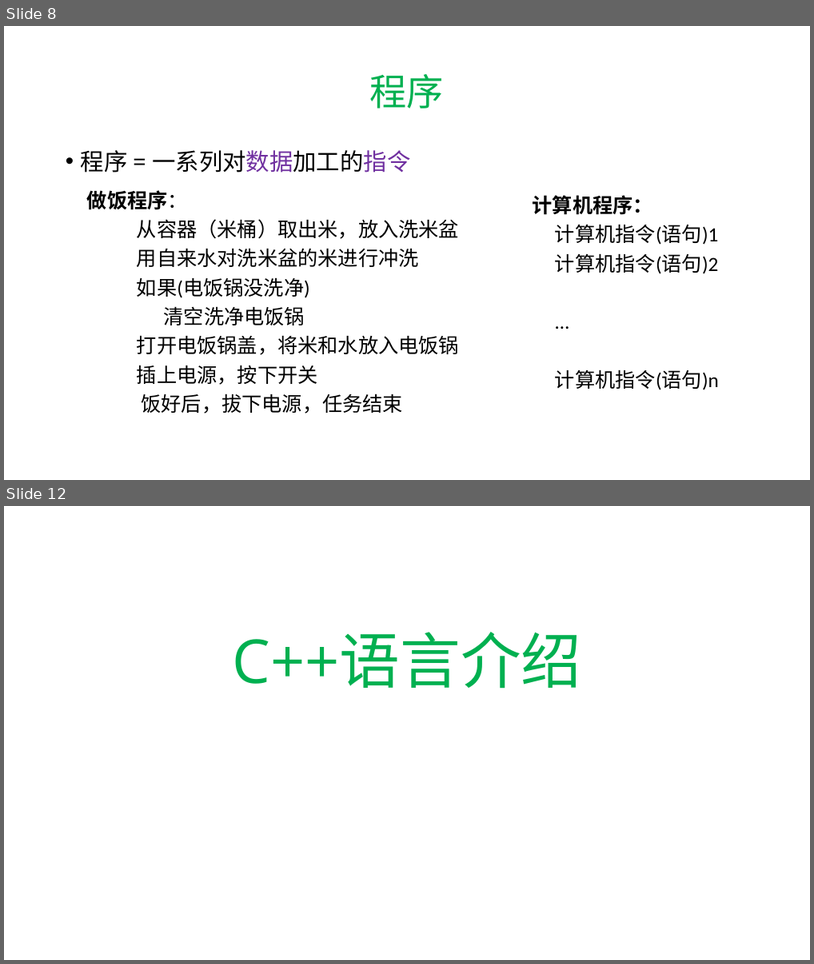
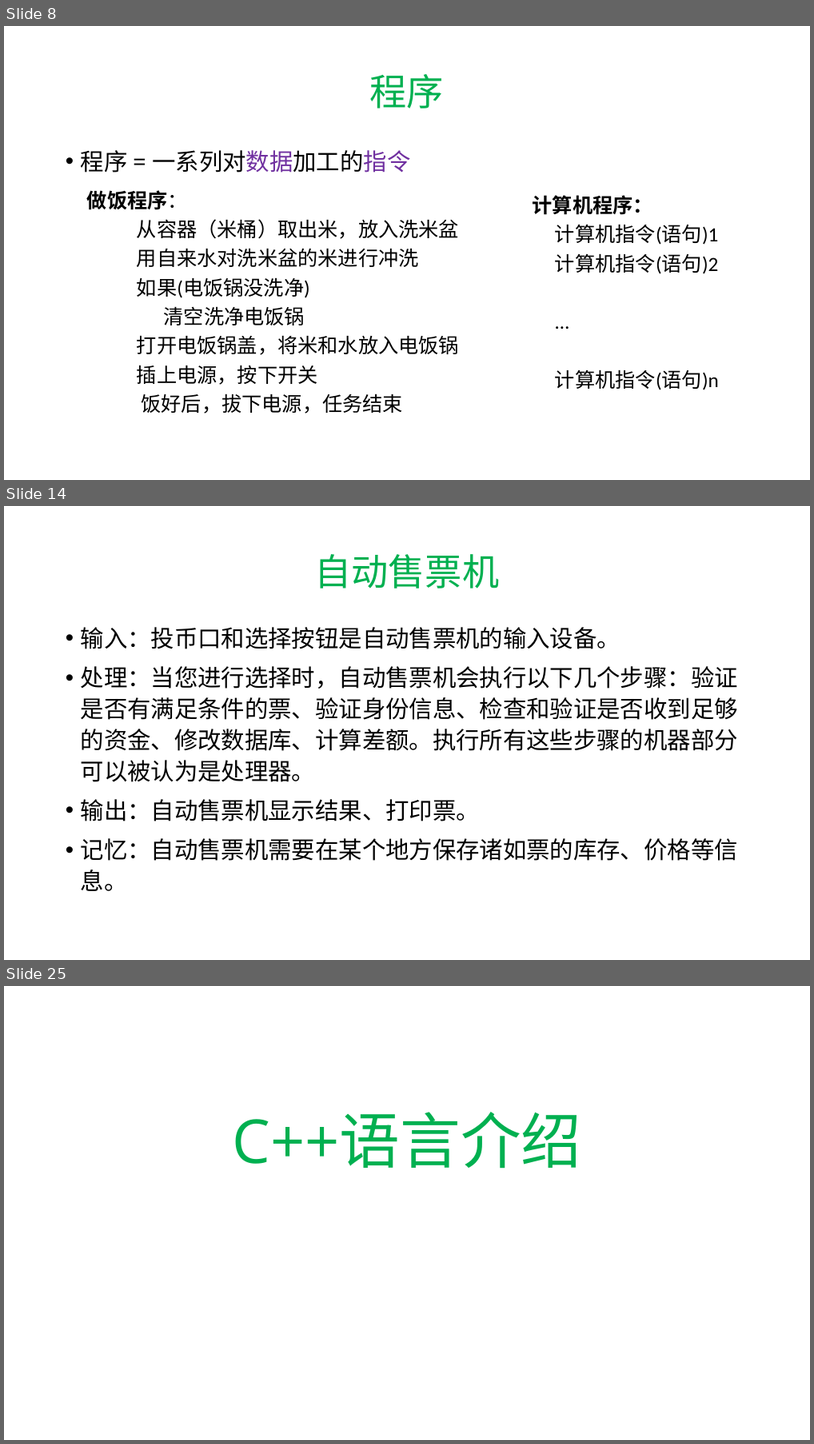
Before and after one commit to hwdong-net/cplusplus17, a slide deck: ppt/1.1 C++语言介绍.pptx. Shown one above the other, each under a label of ours: slides 8 and 12 before the commit, slides 8, 14 and 25 after it; the slides between them are not shown. The pictures are 814x964 and 814x1444 pixels, drawn with LibreOffice and Linux fonts; fonts in the diff are those of the drawing. Boxes give left, top, right and bottom in pixels: in the first picture for what was removed or moved away, otherwise in the second. Text is boxed around its words. In the diff, an @@ line names an element or a change of style, - is before the commit and + after.

```diff
--- a/ppt/1.1 C++语言介绍.pptx
+++ b/ppt/1.1 C++语言介绍.pptx
@@ slide 14 added at bbox=[4, 506, 810, 960], background #FFFFFF @@
@@ title added at bbox=[314, 554, 499, 588], 44 pt, text #00B050 @@
+自动售票机
@@ text added at bbox=[81, 627, 738, 891], 28 pt, text #000000 @@
+• 输入：投币口和选择按钮是自动售票机的输入设备。
+• 处理：当您进行选择时，自动售票机会执行以下几个步骤：验证是否有满足条件的票、验证身份信息、检查和验证是否收到足够的资金、修改数据库、计算差额。执行所有这些步骤的机器部分可以被认为是处理器。
+• 输出：自动售票机显示结果、打印票。
+• 记忆：自动售票机需要在某个地方保存诸如票的库存、价格等信息。
@@ what was slide 12 is now slide 25 @@
```
Also in this commit, not shown: 10 slides changed, 13 other slides added, 1 slide removed.
